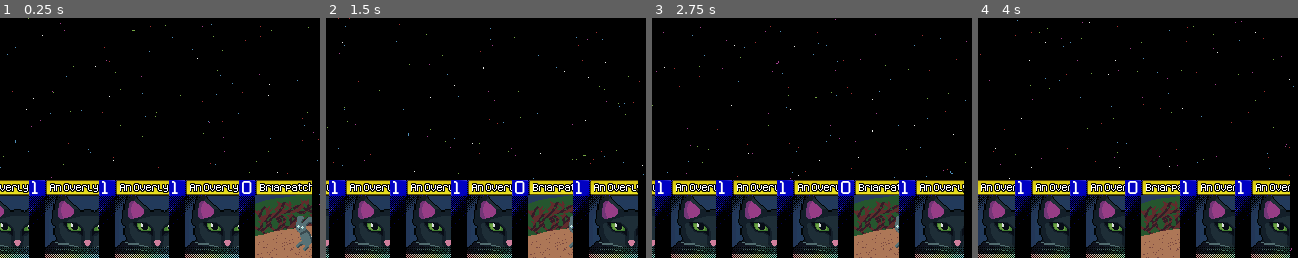
Above: before the commit, frames 1-4 (left to right).
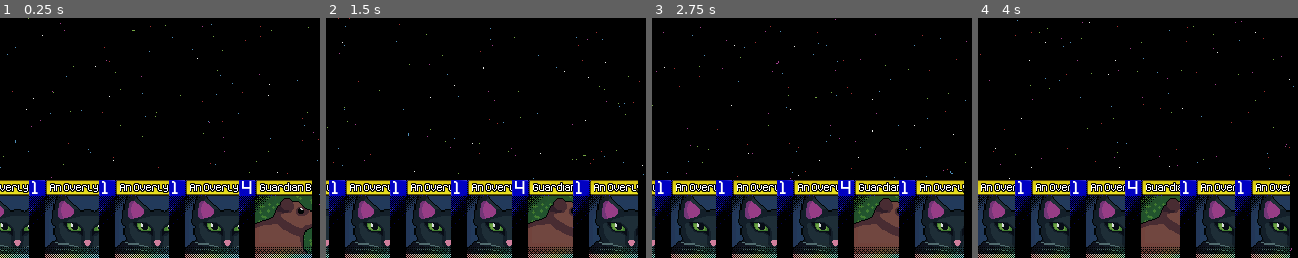
Above: after the commit, the same moments.

Repository: ColbySchexnayder/mana-stream
Game: Godot game, scene res://Scenes/Duel.tscn
The game is run twice, just before and just after one commit, with the same random seed, the same clock (stepped at 60 frames per second) and the same inputs. The project has no main scene, so this scene is started directly.
Inputs (mouse positions are % of the whole screen's width and height, from its top left):
- Up to frame 1 (0.25 s): no input
- Up to frame 2 (1.5 s): click (91, 82) at 0.5 s; click (9, 19) at 1.25 s
- Up to frame 3 (2.75 s): click "Pass?" at 2 s
- Up to frame 4 (4 s): click (91, 82) at 2.75 s; click (9, 19) at 3.5 s
The pictures show only the part of the screen within x 29-79%, y 50-100%; the shares and areas given below are measured in that part.

The runs differ from the first frame. In frame 1, 4.1% of the frame differs, in the area x 75-98%, y 67-100%; in frame 2, 3.2%; in frame 3, 3.2%; in frame 4, 2.7%.

Commit message:
More cards added with no effects

Diff:
--- a/Cards/CardScripts/BlackCat.gd
+++ b/Cards/CardScripts/BlackCat.gd
@@ -1,8 +1,15 @@
-extends Card
+class_name BlackCat extends Card
 
-
+const BLACKCAT = preload("res://Cards/PlayableCards/BlackCat.tscn")
+static func constructor():
+	var obj = BLACKCAT.instantiate()
+	return obj
 # Called when the node enters the scene tree for the first time.
 func _ready() -> void:
+	set_card_info()
+	super._ready()
+
+func set_card_info():
 	cardName = "Black Cat"
 	tags[1] = "Familiar"
 	cardDescription = ""
@@ -11,14 +18,6 @@
 	health = 2
 	attack = 2
 
-	name_text.text = cardName
-	attack_text.text = str(attack)
-	health_text.text = str(health)
-	cost_text.text = str(cost)
-	tag_text.text = tags[0] + ", " + tags[1]
-	description_text.text = cardDescription
-
-
 # Called every frame. 'delta' is the elapsed time since the previous frame.
 func _process(delta: float) -> void:
 	pass
--- a/Cards/CardScripts/BriarPatch.gd
+++ b/Cards/CardScripts/BriarPatch.gd
@@ -10,12 +10,7 @@
 func _ready() -> void:
 	# NEED THIS FOR OTHER CARDS super._ready()
 	set_card_info()
-	"""
-	name_text.text = cardName
-	cost_text.text = str(cost)
-	tag_text.text = tags[0] + ", " + tags[1]
-	description_text.text = cardDescription
-	"""
+
 	super._ready()
 	GmManager.connect("_card_attack", card_attacks)
 
--- a/Cards/CardScripts/ManaRat.gd
+++ b/Cards/CardScripts/ManaRat.gd
@@ -1,8 +1,18 @@
-extends Card
+class_name ManaRat extends Card
 
+
+const MANARAT = preload("res://Cards/PlayableCards/ManaRat.tscn")
+static func constructor():
+	var obj = MANARAT.instantiate()
+	return obj
 
 # Called when the node enters the scene tree for the first time.
 func _ready() -> void:
+	set_card_info()
+
+	super._ready()
+
+func set_card_info():
 	cardName = "Mana Rat"
 	tags[1] = "Familiar"
 	cardDescription = "On Summon: You may search your deck for one familiar with a cost of 2 or less, add it to your hand"
@@ -11,13 +21,6 @@
 	health = 1
 	attack = 1
 
-	name_text.text = cardName
-	attack_text.text = str(attack)
-	health_text.text = str(health)
-	cost_text.text = str(cost)
-	tag_text.text = tags[0] + ", " + tags[1]
-	description_text.text = cardDescription
-
 #TODO IMPLEMENT Search system
 func summon():
 	pass
--- /dev/null
+++ b/Cards/CardScripts/evolution.gd
@@ -0,0 +1,21 @@
+class_name Evolution extends SpellCard
+
+const EVOLUTION = preload("res://Cards/PlayableCards/ManaRat.tscn")
+static func constructor():
+	var obj = EVOLUTION.instantiate()
+	return obj
+# Called when the node enters the scene tree for the first time.
+func _ready() -> void:
+	set_card_info()
+	super._ready()
+
+func set_card_info():
+	cardName = "Evolution"
+	tags[1] = "Totemism"
+	cardDescription = "Select one face down Creature from the Mana Zone, place it face up in the Summon Zone"
+	cardLore = '"The guiding hand of an expert mage can bring out the best in their familiars"'
+	cost = 1
+
+# Called every frame. 'delta' is the elapsed time since the previous frame.
+func _process(delta: float) -> void:
+	pass
--- /dev/null
+++ b/Cards/CardScripts/guardian_bear.gd
@@ -0,0 +1,24 @@
+class_name GuardianBear extends Card
+
+
+const GUARDIANBEAR = preload("res://Cards/PlayableCards/GuardianBear.tscn")
+static func constructor():
+	var obj = GUARDIANBEAR.instantiate()
+	return obj
+
+# Called when the node enters the scene tree for the first time.
+func _ready() -> void:
+	set_card_info()
+	super._ready()
+
+func set_card_info():
+	cardName = "Guardian Bear"
+	tags[1] = "Familiar"
+	cardDescription = "Reduce the cost of this card by 1 for each Familiar on the field"
+	cardLore = '"A beast known for it\'s undying loyalty to those who prove themselves"'
+	cost = 4
+	health = 4
+	attack = 4
+# Called every frame. 'delta' is the elapsed time since the previous frame.
+func _process(delta: float) -> void:
+	pass
--- /dev/null
+++ b/Cards/CardScripts/infused_egg.gd
@@ -0,0 +1,20 @@
+class_name InfusedEgg extends SpellCard
+
+const INFUSEDEGG = preload("res://Cards/PlayableCards/InfusedEgg.tscn")
+static func constructor():
+	var obj = INFUSEDEGG.instantiate()
+	return obj
+# Called when the node enters the scene tree for the first time.
+func _ready() -> void:
+	set_card_info()
+	super._ready()
+
+func set_card_info():
+	cardName = "Infused Egg"
+	tags[1] = "Totemism"
+	cardDescription = "Search your deck for 1 familiar, place it face down in your Mana Zone"
+	cardLore = '"The egg of a being infused with the raw magic of the Mana Stream creates the most fantastic of creatures"'
+	cost = 2
+# Called every frame. 'delta' is the elapsed time since the previous frame.
+func _process(delta: float) -> void:
+	pass
--- /dev/null
+++ b/Cards/CardScripts/shrine_of_the_forge.gd
@@ -0,0 +1,20 @@
+class_name ShrineOfTheForge extends SpellCard
+
+const SHRINEOFTHEFORGE = preload("res://Cards/PlayableCards/ShrineOfTheForge.tscn")
+static func constructor():
+	var obj = SHRINEOFTHEFORGE.instantiate()
+	return obj
+# Called when the node enters the scene tree for the first time.
+func _ready() -> void:
+	set_card_info()
+	super._ready()
+
+func set_card_info():
+	cardName = "Shrine of the Forge"
+	tags[1] = "Boon"
+	cardDescription = "This card must be played face down in the Mana Zone. When a card enters your field reveal this card and refresh one Mana other than Shrine of the Forge"
+	cardLore = '"Powerful mages passively release magic all around them. Even the simplest of items they make has ambient magic. Work they pour themselves into can turn even the are they work in to magic"'
+	cost = 0
+# Called every frame. 'delta' is the elapsed time since the previous frame.
+func _process(delta: float) -> void:
+	pass
--- /dev/null
+++ b/Cards/CardScripts/shrine_of_the_traveler.gd
@@ -0,0 +1,20 @@
+class_name ShrineOfTheTraveler extends SpellCard
+
+const SHRINEOFTHETRAVELER = preload("res://Cards/PlayableCards/ShrineOfTheTraveler.tscn")
+static func constructor():
+	var obj = SHRINEOFTHETRAVELER.instantiate()
+	return obj
+# Called when the node enters the scene tree for the first time.
+func _ready() -> void:
+	set_card_info()
+	super._ready()
+
+func set_card_info():
+	cardName = "Shrine of the Traveler"
+	tags[1] = "Boon"
+	cardDescription = "This card must be played face down in the Mana Zone. When a card leaves your field reveal this card and refresh one Mana other than Shrine of the Traveler."
+	cardLore = '"It is common for mages to give a bit of their magic to shrines on their journey. A token offering to those on long journeys."'
+	cost = 0
+# Called every frame. 'delta' is the elapsed time since the previous frame.
+func _process(delta: float) -> void:
+	pass
--- /dev/null
+++ b/Cards/CardScripts/spell_weaver_pheonix.gd
@@ -0,0 +1,22 @@
+class_name SpellWeaverPheonix extends Card
+
+const SPELLWEAVERPHEONIX = preload("res://Cards/PlayableCards/SpellWeaverPheonix.tscn")
+static func constructor():
+	var obj = SPELLWEAVERPHEONIX.instantiate()
+	return obj
+# Called when the node enters the scene tree for the first time.
+func _ready() -> void:
+	set_card_info()
+	super._ready()
+
+func set_card_info():
+	cardName = "Spellweaver Pheonix"
+	tags[1] = "Familiar"
+	cardDescription = "On Summon: You may search your deck for one spell, add it to your hand"
+	cardLore = '"The feathers of a Spellweaver Pheonix are infused with potent magic, making them sought after by many a mage."'
+	cost = 2
+	health = 3
+	attack = 3
+# Called every frame. 'delta' is the elapsed time since the previous frame.
+func _process(delta: float) -> void:
+	pass
--- /dev/null
+++ b/Cards/CardScripts/star_hawk.gd
@@ -0,0 +1,24 @@
+class_name StarHawk extends Card
+
+const STARHAWK = preload("res://Cards/PlayableCards/StarHawk.tscn")
+static func constructor():
+	var obj = STARHAWK.instantiate()
+	return obj
+# Called when the node enters the scene tree for the first time.
+func _ready() -> void:
+	set_card_info()
+
+	super._ready()
+
+func set_card_info():
+	cardName = "Star Hawk"
+	tags[1] = "Familiar"
+	cardDescription = "This card cannot be destroyed by battle"
+	cardLore = '"Born of the Mana Stream itself, a fully grown Star Hawk can envelop whole cities in night as it flies overhead."'
+	cost = 4
+	health = 5
+	attack = 5
+
+# Called every frame. 'delta' is the elapsed time since the previous frame.
+func _process(delta: float) -> void:
+	pass
--- /dev/null
+++ b/Cards/CardScripts/veterinarian.gd
@@ -0,0 +1,20 @@
+class_name Veterinarian extends SpellCard
+
+const VETERINARIAN = preload("res://Cards/PlayableCards/Veterinarian.tscn")
+static func constructor():
+	var obj = VETERINARIAN.instantiate()
+	return obj
+# Called when the node enters the scene tree for the first time.
+func _ready() -> void:
+	set_card_info()
+	super._ready()
+
+func set_card_info():
+	cardName = "Veterinarian the Fantastic"
+	tags[1] = "Totemism"
+	cardDescription = "This card must be played face down in the Mana Zone. After a Familiar you control with a cost of 2 or more is destroyed you may reveal this card, shuffle your deck then draw 2 cards, then destroy this card"
+	cardLore = '"Most familiars can be returned to the Mana Stream and recalled nice and healthy. Not all familiars are so lucky."'
+	cost = 0
+# Called every frame. 'delta' is the elapsed time since the previous frame.
+func _process(delta: float) -> void:
+	pass
--- /dev/null
+++ b/Cards/PlayableCards/Evolution.tscn
@@ -0,0 +1,11 @@
+[gd_scene load_steps=4 format=3 uid="uid://bl0j1t1skgry5"]
+
+[ext_resource type="PackedScene" uid="uid://bbfkmmw1umb1e" path="res://Cards/SpellCard.tscn" id="1_xjapn"]
+[ext_resource type="Script" path="res://Cards/CardScripts/evolution.gd" id="2_ja0ue"]
+[ext_resource type="Texture2D" uid="uid://dkfu6wcgijvkj" path="res://Cards/CardArt/evolution.png" id="3_lyljj"]
+
+[node name="Evolution" instance=ExtResource("1_xjapn")]
+script = ExtResource("2_ja0ue")
+
+[node name="CardArt" parent="." index="0"]
+texture = ExtResource("3_lyljj")
--- /dev/null
+++ b/Cards/PlayableCards/GuardianBear.tscn
@@ -0,0 +1,11 @@
+[gd_scene load_steps=4 format=3 uid="uid://cmq21xqbjg6ff"]
+
+[ext_resource type="PackedScene" uid="uid://cy6xfsj2qbdjs" path="res://Cards/Card.tscn" id="1_p775d"]
+[ext_resource type="Script" path="res://Cards/CardScripts/guardian_bear.gd" id="2_87eqo"]
+[ext_resource type="Texture2D" uid="uid://6t7ypcmu3knh" path="res://Cards/CardArt/guardianbear.png" id="3_wlj5t"]
+
+[node name="GuardianBear" instance=ExtResource("1_p775d")]
+script = ExtResource("2_87eqo")
+
+[node name="CardArt" parent="." index="0"]
+texture = ExtResource("3_wlj5t")
--- /dev/null
+++ b/Cards/PlayableCards/InfusedEgg.tscn
@@ -0,0 +1,11 @@
+[gd_scene load_steps=4 format=3 uid="uid://djfwn1l6uetuv"]
+
+[ext_resource type="PackedScene" uid="uid://bbfkmmw1umb1e" path="res://Cards/SpellCard.tscn" id="1_nh5nf"]
+[ext_resource type="Script" path="res://Cards/CardScripts/infused_egg.gd" id="2_mmgdy"]
+[ext_resource type="Texture2D" uid="uid://hmtcv5o7mxau" path="res://Cards/CardArt/InfusedEgg.png" id="3_imysp"]
+
+[node name="InfusedEgg" instance=ExtResource("1_nh5nf")]
+script = ExtResource("2_mmgdy")
+
+[node name="CardArt" parent="." index="0"]
+texture = ExtResource("3_imysp")
--- /dev/null
+++ b/Cards/PlayableCards/ShrineOfTheForge.tscn
@@ -0,0 +1,11 @@
+[gd_scene load_steps=4 format=3 uid="uid://crlj7k3nyco67"]
+
+[ext_resource type="PackedScene" uid="uid://bbfkmmw1umb1e" path="res://Cards/SpellCard.tscn" id="1_3td6x"]
+[ext_resource type="Script" path="res://Cards/CardScripts/shrine_of_the_forge.gd" id="2_njde4"]
+[ext_resource type="Texture2D" uid="uid://ux00we6np13s" path="res://Cards/CardArt/shrineoftheforge.png" id="3_2l4qm"]
+
+[node name="ShrineOfTheForge" instance=ExtResource("1_3td6x")]
+script = ExtResource("2_njde4")
+
+[node name="CardArt" parent="." index="0"]
+texture = ExtResource("3_2l4qm")
--- /dev/null
+++ b/Cards/PlayableCards/ShrineOfTheTraveler.tscn
@@ -0,0 +1,11 @@
+[gd_scene load_steps=4 format=3 uid="uid://cfmslybu28d6f"]
+
+[ext_resource type="PackedScene" uid="uid://bbfkmmw1umb1e" path="res://Cards/SpellCard.tscn" id="1_jcmos"]
+[ext_resource type="Script" path="res://Cards/CardScripts/shrine_of_the_traveler.gd" id="2_u5htc"]
+[ext_resource type="Texture2D" uid="uid://cxq2r30afb32d" path="res://Cards/CardArt/shrineofthetravel.png" id="3_lq4uc"]
+
+[node name="ShrineOfTheTraveler" instance=ExtResource("1_jcmos")]
+script = ExtResource("2_u5htc")
+
+[node name="CardArt" parent="." index="0"]
+texture = ExtResource("3_lq4uc")
--- /dev/null
+++ b/Cards/PlayableCards/SpellWeaverPheonix.tscn
@@ -0,0 +1,11 @@
+[gd_scene load_steps=4 format=3 uid="uid://q5bbtkglp6nc"]
+
+[ext_resource type="PackedScene" uid="uid://cy6xfsj2qbdjs" path="res://Cards/Card.tscn" id="1_yme5f"]
+[ext_resource type="Script" path="res://Cards/CardScripts/spell_weaver_pheonix.gd" id="2_so5wm"]
+[ext_resource type="Texture2D" uid="uid://7f5savvxgsui" path="res://Cards/CardArt/spellweaverphoenix.png" id="3_o2nmy"]
+
+[node name="SpellWeaverPheonix" instance=ExtResource("1_yme5f")]
+script = ExtResource("2_so5wm")
+
+[node name="CardArt" parent="." index="0"]
+texture = ExtResource("3_o2nmy")
--- /dev/null
+++ b/Cards/PlayableCards/StarHawk.tscn
@@ -0,0 +1,11 @@
+[gd_scene load_steps=4 format=3 uid="uid://dt45iw8wwjkla"]
+
+[ext_resource type="PackedScene" uid="uid://cy6xfsj2qbdjs" path="res://Cards/Card.tscn" id="1_lr4u5"]
+[ext_resource type="Script" path="res://Cards/CardScripts/star_hawk.gd" id="2_n65tj"]
+[ext_resource type="Texture2D" uid="uid://bh4chdtfkftt8" path="res://Cards/CardArt/starhawk.png" id="3_w0q8l"]
+
+[node name="StarHawk" instance=ExtResource("1_lr4u5")]
+script = ExtResource("2_n65tj")
+
+[node name="CardArt" parent="." index="0"]
+texture = ExtResource("3_w0q8l")
--- /dev/null
+++ b/Cards/PlayableCards/Veterinarian.tscn
@@ -0,0 +1,11 @@
+[gd_scene load_steps=4 format=3 uid="uid://c41uhjq23r1tj"]
+
+[ext_resource type="PackedScene" uid="uid://bbfkmmw1umb1e" path="res://Cards/SpellCard.tscn" id="1_yth6p"]
+[ext_resource type="Script" path="res://Cards/CardScripts/veterinarian.gd" id="2_gen3c"]
+[ext_resource type="Texture2D" uid="uid://by8rfuumhs550" path="res://Cards/CardArt/veternarian.png" id="3_deabr"]
+
+[node name="Veterinarian" instance=ExtResource("1_yth6p")]
+script = ExtResource("2_gen3c")
+
+[node name="CardArt" parent="." index="0"]
+texture = ExtResource("3_deabr")
--- a/Cards/SpellCard.tscn
+++ b/Cards/SpellCard.tscn
@@ -7,7 +7,7 @@
 [node name="Card" instance=ExtResource("1_ni5tl")]
 script = ExtResource("2_xdl6u")
 
-[node name="CardFront" parent="." index="0"]
+[node name="CardFront" parent="." index="1"]
 texture = ExtResource("2_5scjt")
 
 [node name="Health" parent="CardFront" index="1"]
--- /dev/null
+++ b/Scenes/DeckEdit.tscn
@@ -0,0 +1,24 @@
+[gd_scene format=3 uid="uid://yn3i761xwbvs"]
+
+[node name="DeckEdit" type="Control"]
+layout_mode = 3
+anchors_preset = 15
+anchor_right = 1.0
+anchor_bottom = 1.0
+grow_horizontal = 2
+grow_vertical = 2
+
+[node name="TabContainer" type="TabContainer" parent="."]
+layout_mode = 0
+offset_right = 640.0
+offset_bottom = 481.0
+current_tab = 0
+
+[node name="All Cards" type="Tree" parent="TabContainer"]
+layout_mode = 2
+metadata/_tab_index = 0
+
+[node name="Deck1" type="Tree" parent="TabContainer"]
+visible = false
+layout_mode = 2
+metadata/_tab_index = 1
--- a/Scenes/duel.gd
+++ b/Scenes/duel.gd
@@ -9,6 +9,8 @@
 var player2hand := []
 var player2summon := []
 var player2mana := []
+
+var interruptStack := []
 
 var health := 10
 var totalMana := 0
@@ -68,7 +70,7 @@
 		opponentsCard.card_front.visible = false
 		opponentsCard.card_back.visible = true
 
-	var testSpell = Briarpatch.constructor()
+	var testSpell = GuardianBear.constructor()
 	testSpell.currentPosition = Card.position.IN_HAND
 	player1hand.push_front(testSpell)
 	p_1_hand.add_child(testSpell)
Binary file added: Cards/CardArt/evolution.png
Not shown, added: Cards/CardArt/evolution.png.import
Binary file added: Cards/CardArt/veternarian.png
Not shown, added: Cards/CardArt/veternarian.png.import
Not shown: 5 places in Scenes/titleScreen.tscn that only renumber resources
